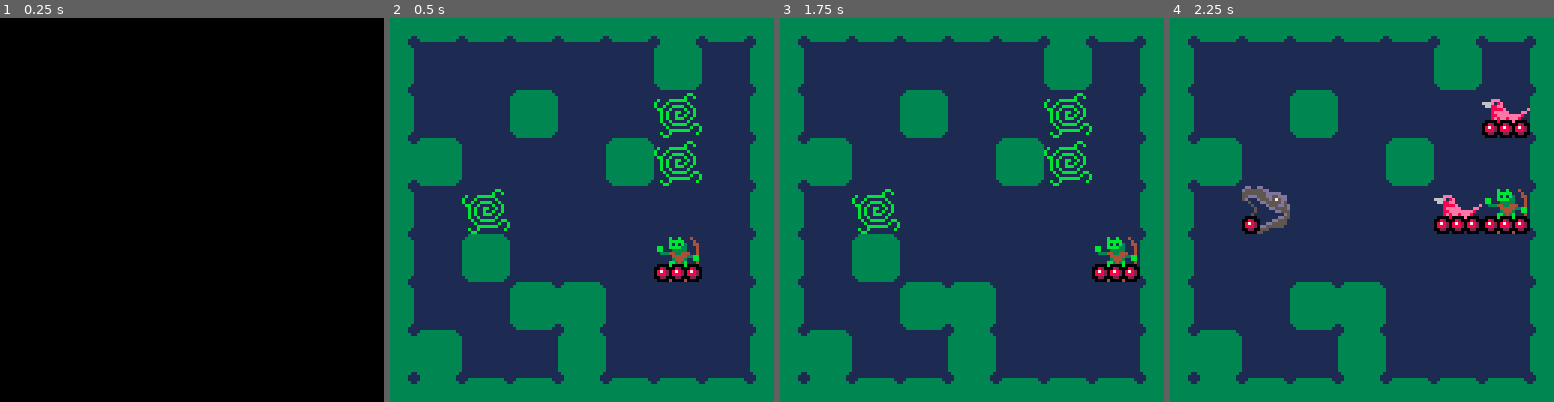
Above: before the commit, frames 1-4 (left to right).
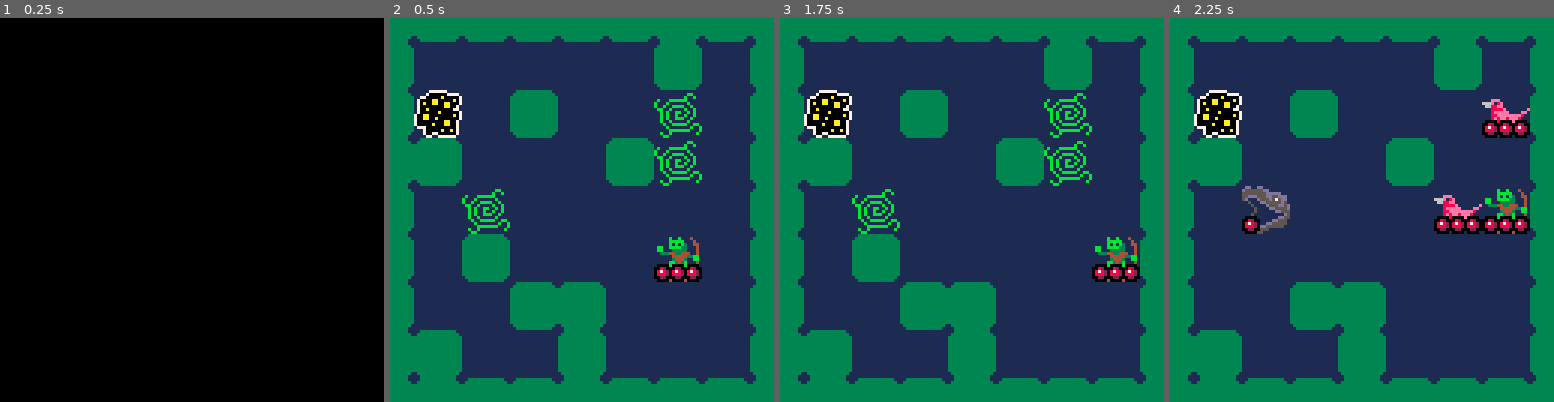
Above: after the commit, the same moments.

Repository: Ryan1729/broughlike-tutorial-ports
Game: PICO-8 cartridge pico8/broughlike-tutorial.p8
Two runs of this game, one before a commit and one after it. Both use one fixed random seed, a clock stepped at 60 frames per second and the inputs below.
Inputs:
- Up to frame 1 (0.25 s): no input
- Up to frame 2 (0.5 s): tap X (X key) at 0.33 s
- Up to frame 3 (1.75 s): tap O (Z key) at 0.7, 1.7 s; tap X (X key) at 1.07 s; hold Right from 1.6 s (still down)
- Up to frame 4 (2.25 s): tap X (X key) at 1.85 s; release Right at 2.1 s; tap O (Z key) at 2.1 s; hold Up from 2.15 s (still down)

Frame 1 is identical in both runs. In frame 2, 1.3% of the frame differs, in the area x 6-19%, y 18-32%; in frame 3, 1.3%; in frame 4, 1.3%.

Commit message:
add exit tile and fix subclassing bug

Diff:
--- a/pico8/broughlike-tutorial.p8
+++ b/pico8/broughlike-tutorial.p8
@@ -40,6 +40,8 @@
 
     player = player_class:new(random_passable_tile())
     player.hp = player_hp
+
+    random_passable_tile():replace(exit)
 end
 
 -->8
@@ -133,6 +135,10 @@
     return obj
 end
 
+function tile:step_on(monster)
+  --needed for subclasses
+end
+
 function tile:replace(new_tile_type)
     tiles[self.x][self.y] = new_tile_type:new(self.x, self.y)
     return tiles[self.x][self.y]
@@ -184,10 +190,31 @@
   return tile.new(self, x, y, 2, true)
 end
 
+function floor:step_on(monster)
+  --TODO: complete
+end
+
 wall = tile:new()
 
 function wall:new(x, y)
   return tile.new(self, x, y, 3, false)
+end
+
+exit = tile:new()
+
+function exit:new(x, y)
+  return tile.new(self, x, y, 11, true)
+end
+
+function exit:step_on(monster)
+    if(monster.is_player) then
+        if(level == num_levels) then
+            show_title()
+        else
+            level += 1
+            start_level(min(max_hp, player.hp+1));
+        end
+    end
 end
 
 -->8
@@ -296,9 +323,10 @@
     end
     self.tile = tile
     tile.monster = self
-end
-
-player_class = monster:new({})
+    tile:step_on(self)
+end
+
+player_class = monster:new(tile:new())
 
 function player_class:new(tile)
     local player = monster.new(self, tile, 0, 3)
@@ -315,13 +343,13 @@
     end
 end
 
-bird = monster:new({})
+bird = monster:new(tile:new())
 
 function bird:new(tile)
     return monster.new(self, tile, 4, 3)
 end
 
-snake = monster:new({})
+snake = monster:new(tile:new())
 
 function snake:new(tile)
     return monster.new(self, tile, 5, 1)
@@ -336,7 +364,7 @@
     end
 end
 
-tank = monster:new({})
+tank = monster:new(tile:new())
 
 function tank:new(tile)
     return monster.new(self, tile, 6, 2)
@@ -350,7 +378,7 @@
     end
 end
 
-eater = monster:new({})
+eater = monster:new(tile:new())
 
 function eater:new(tile)
     return monster.new(self, tile, 7, 1)
@@ -369,7 +397,7 @@
     end
 end
 
-jester = monster:new({})
+jester = monster:new(tile:new())
 
 function jester:new(tile)
     return monster.new(self, tile, 8, 2)
